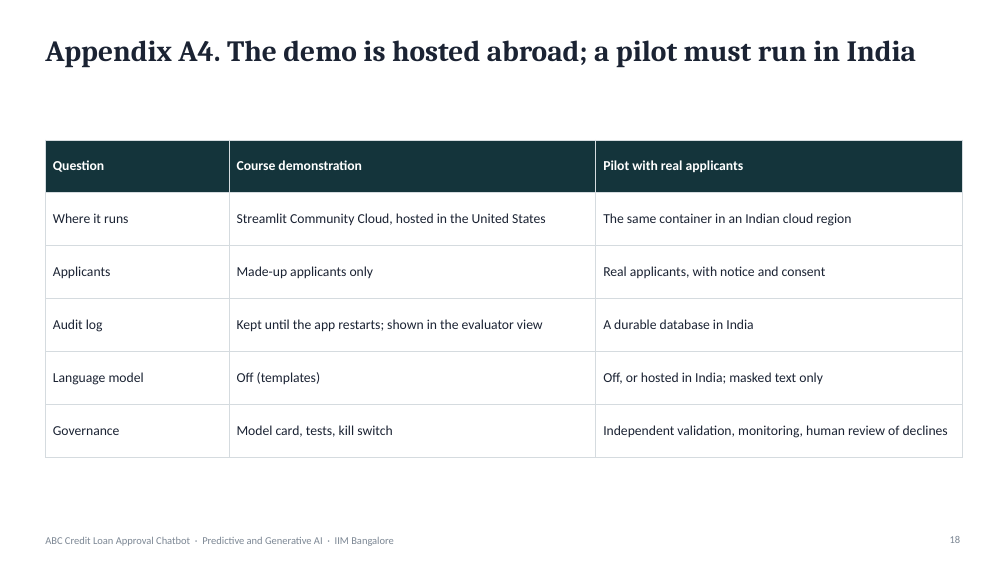
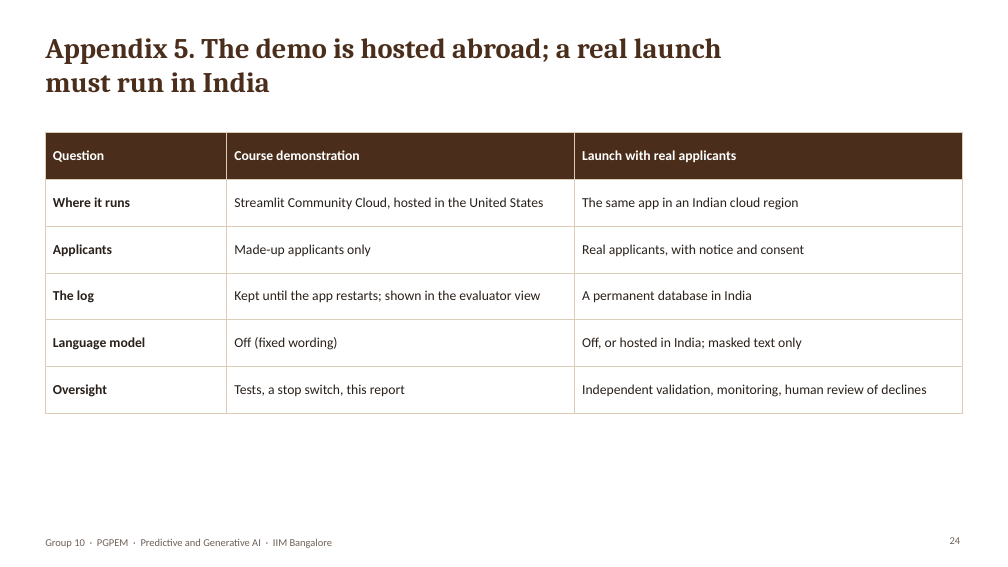
Before and after one commit to joymondal/abc_credit_project, a slide deck: slide 24 of docs/ABC_Credit_Chatbot_Presentation.pptx (slide 18 before the commit). Drawn at 1008x567 pixels with LibreOffice and Linux fonts; fonts in the diff are those of the drawing; background and template pictures are left out. Boxes give left, top, right and bottom in pixels: in the first picture for what was removed or moved away, otherwise in the second. Text is boxed around its words. In the diff, an @@ line names an element or a change of style, - is before the commit and + after.

```diff
--- a/docs/ABC_Credit_Chatbot_Presentation.pptx
+++ b/docs/ABC_Credit_Chatbot_Presentation.pptx
@@ title at (45,38,722,93): text changed; size 28 to 27 pt; text colour #1B2333 to #4A2E1B @@
-Appendix A4. The demo is hosted abroad; a pilot must run in India
+Appendix 5. The demo is hosted abroad; a real launch must run in India
@@ table at (45,132,963,401) @@
-row 1, column 3: Pilot with real applicants
+row 1, column 3: Launch with real applicants
-row 2, column 3: The same container in an Indian cloud region
+row 2, column 3: The same app in an Indian cloud region
-row 4, column 1: Audit log
+row 4, column 1: The log
-row 4, column 3: A durable database in India
+row 4, column 3: A permanent database in India
-row 5, column 2: Off (templates)
+row 5, column 2: Off (fixed wording)
-row 6, column 1: Governance
+row 6, column 1: Oversight
-row 6, column 2: Model card, tests, kill switch
+row 6, column 2: Tests, a stop switch, this report
@@ fill #14343B to #4A2E1B in row 1 @@
@@ text colour #1B2333 to #2A211B in "Where it runs", "Streamlit Community Cloud, hosted in the United ...", "Applicants", "Made-up applicants only" and 5 more places @@
@@ bold on in "Where it runs", "Applicants", "Language model" @@
@@ borders changed @@
@@ table: place and size @@
-table at (45,140,963,442)
+table at (45,132,963,401)
@@ text at (45,538,333,548): text changed; text colour #7C8794 to #6E6157 @@
-ABC Credit Loan Approval Chatbot · Predictive and Generative AI · IIM Bangalore
+Group 10 · PGPEM · Predictive and Generative AI · IIM Bangalore
@@ page number removed at (950,536,961,543) @@
-18
@@ page number added at (950,537,961,544), 10 pt, text #6E6157 @@
+24
```
Also in this commit, not shown: 9 other slides changed, 14 slides added, 8 slides removed, 4 other files.
